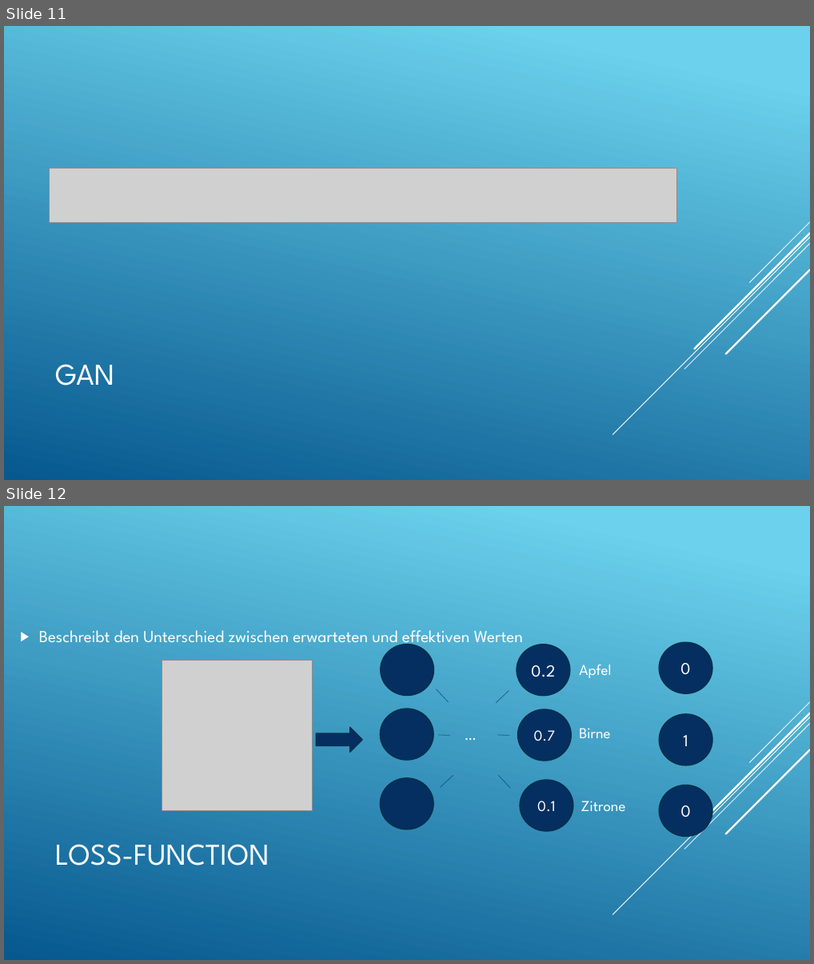
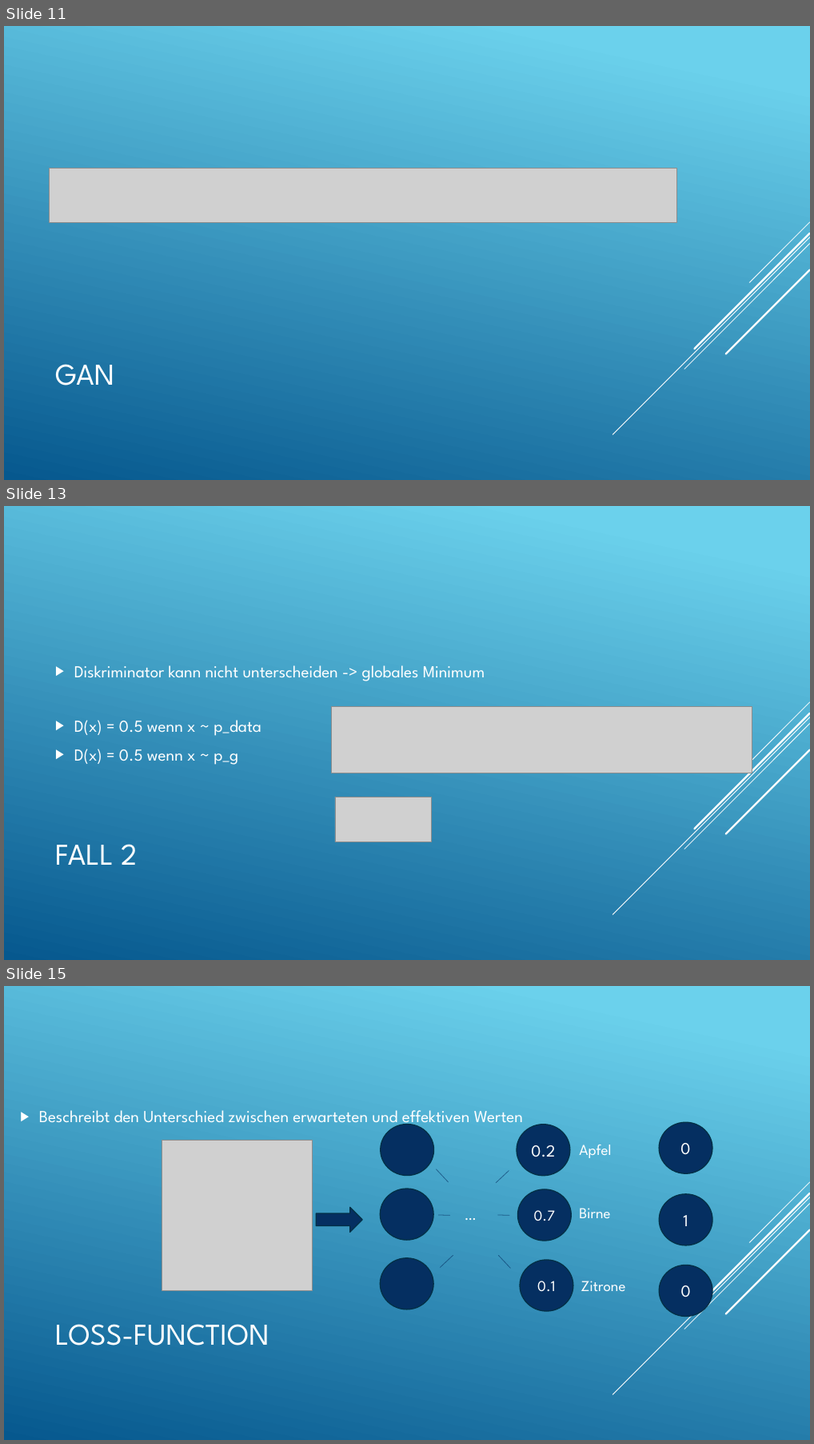
Before and after one commit to LucaRitz/informatik_seminar_gan, a slide deck: GAN.pptx. Shown one above the other, each under a label of ours: slides 11 and 12 before the commit, slides 11, 13 and 15 after it; the slides between them are not shown. The pictures are 814x964 and 814x1444 pixels, drawn with LibreOffice and Linux fonts; fonts in the diff are those of the drawing; grey boxes stand for pictures. Boxes give left, top, right and bottom in pixels: in the first picture for what was removed or moved away, otherwise in the second. Text is boxed around its words. In the diff, an @@ line names an element or a change of style, - is before the commit and + after.

```diff
--- a/GAN.pptx
+++ b/GAN.pptx
@@ slide 13 added at (4,506,810,960), background gradient #6ED2EB to #06588E; not listed: 5 template elements that a slide beside it also shows @@
@@ text added at (74,665,486,681), 20 pt, text #FFFFFF @@
+▶ Diskriminator kann nicht unterscheiden -> globales Minimum
@@ text added at (74,720,262,764), 20 pt, text #FFFFFF @@
+▶ D(x) = 0.5 wenn x ~ p_data
+▶ D(x) = 0.5 wenn x ~ p_g
@@ picture added at (331,706,752,772) @@
@@ picture added at (335,796,432,842) @@
@@ title added at (55,844,137,864), 36 pt, text #FFFFFF @@
+FALL 2
@@ what was slide 12 is now slide 15 @@
```
Also in this commit, not shown: 5 slides changed, 3 other slides added, 1 other file.
